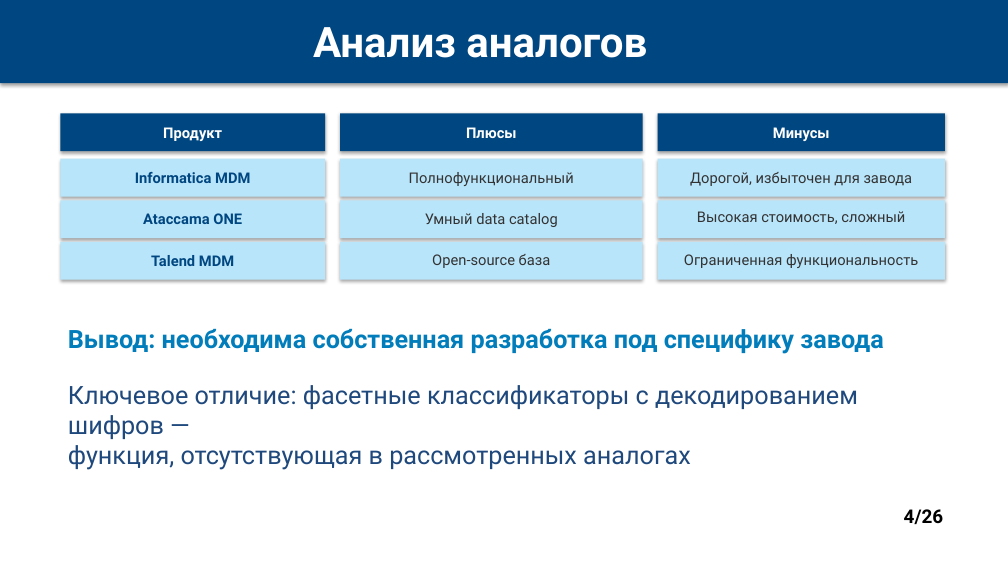
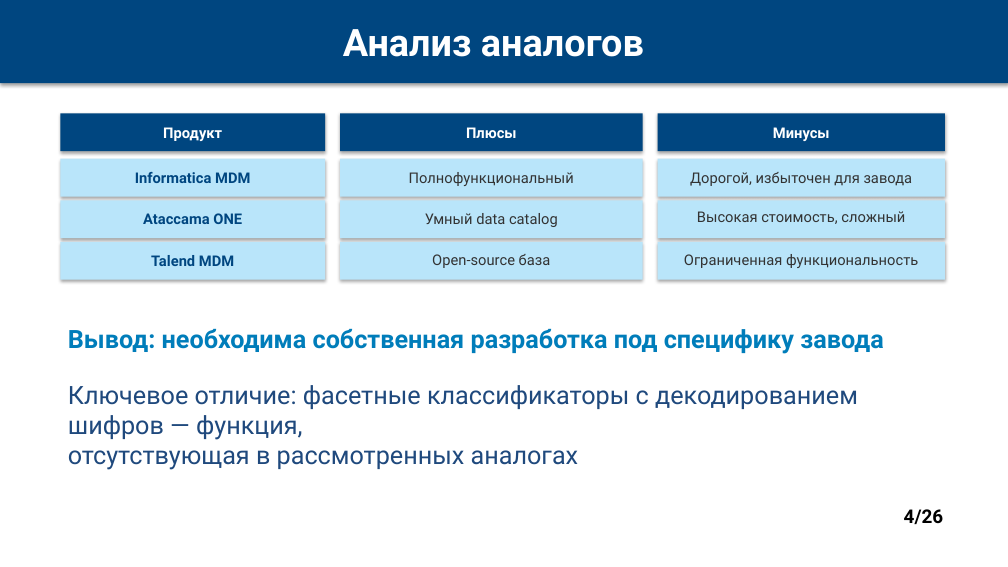
Before and after one commit to dulumdomdom/Nothing, a slide deck: slide 4 of MDM_Presentation.pptx. Drawn at 1008x567 pixels with LibreOffice and Linux fonts; fonts in the diff are those of the drawing. Boxes give left, top, right and bottom in pixels: in the first picture for what was removed or moved away, otherwise in the second. Text is boxed around its words. In the diff, an @@ line names an element or a change of style, - is before the commit and + after.

```diff
--- a/MDM_Presentation.pptx
+++ b/MDM_Presentation.pptx
@@ text "Анализ аналогов": place and size @@
-text "Анализ аналогов" at (313, 27, 647, 58)
+text "Анализ аналогов" at (343, 29, 644, 57)
@@ text "Анализ аналогов" at (343, 29, 644, 57): size 40 to 36 pt @@
@@ text at (68, 385, 858, 470): text changed @@
-Ключевое отличие: фасетные классификаторы с декодированием шифров —
-функция, отсутствующая в рассмотренных аналогах
+Ключевое отличие: фасетные классификаторы с декодированием шифров — функция,
+отсутствующая в рассмотренных аналогах
```
Also in this commit, not shown: 19 other slides changed.
